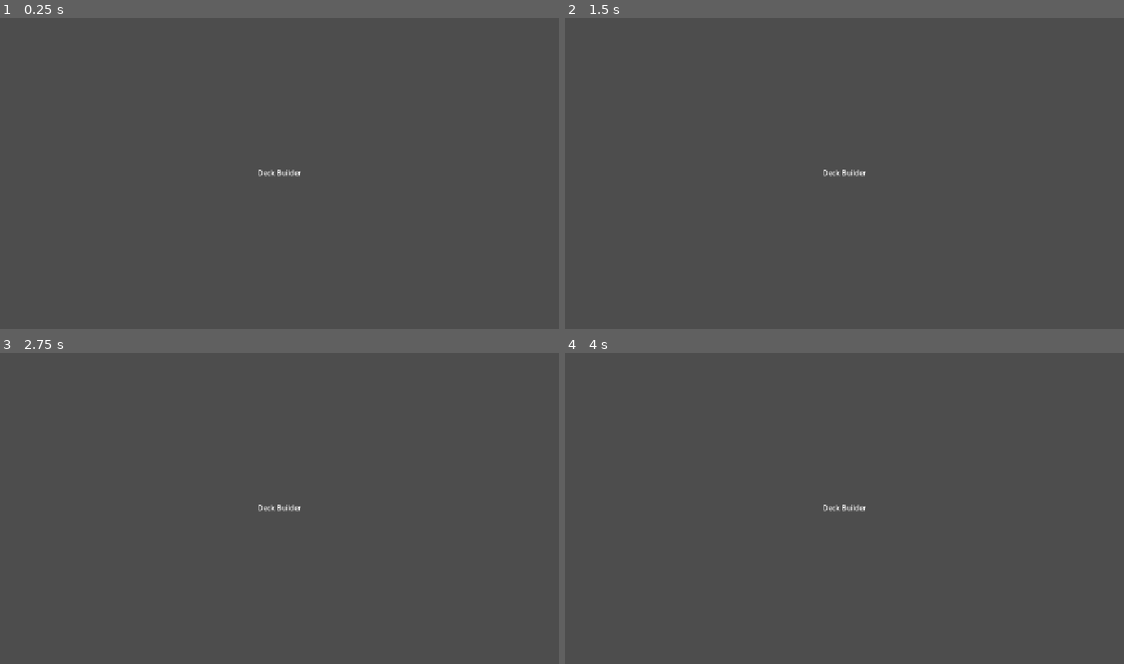
Above: before the commit, frames 1-4 (two rows, left to right).
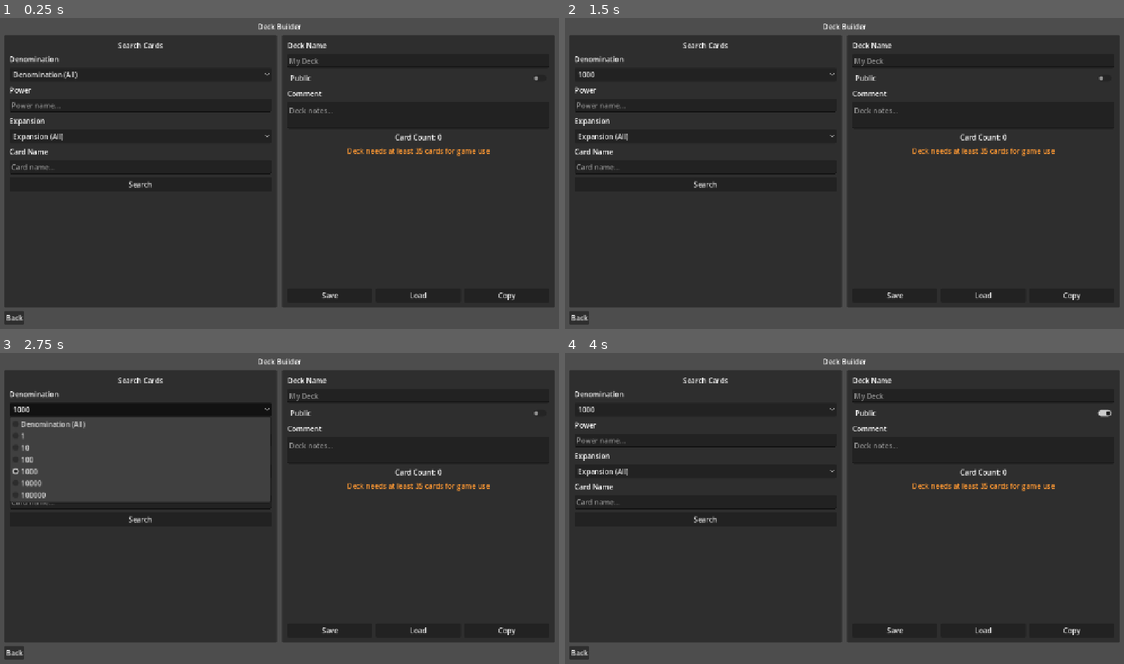
Above: after the commit, the same moments.

Repository: thelinkan/tribbles-kiro
Game: Godot game, scene res://scenes/DeckBuilder.tscn
Two runs of this game, one before a commit and one after it. Both use one fixed random seed, a clock stepped at 60 frames per second and the inputs below. This scene is started directly instead of the project's main scene.
Inputs (mouse positions are in pixels of both pictures, inside the frame that each line leads up to):
- Up to frame 1 (0.25 s): no input
- Up to frame 2 (1.5 s): click (704, 73) at 0.5 s, where only the run after the commit has a clickable "Denomination (All)"; click (704, 136) at 1.25 s, where only the run after the commit has a clickable "Expansion (All)"
- Up to frame 3 (2.75 s): click (139, 408) at 2 s, where only the run after the commit has a clickable "1000"
- Up to frame 4 (4 s): click (704, 520) at 2.75 s, where only the run after the commit has a clickable "Search"; click (984, 412) at 3.5 s, where only the run after the commit has a clickable "Public"

The runs differ from the first frame. In frame 1, 84% of the frame differs, in the area x 0-100%, y 1-99%; in frame 2, 85%; in frame 3, 73%; in frame 4, 85%.

Commit message:
Client deck builder

Diff:
--- a/client/scenes/DeckBuilder.tscn
+++ b/client/scenes/DeckBuilder.tscn
@@ -1,4 +1,6 @@
-[gd_scene format=3 uid="uid://deck_builder"]
+[gd_scene load_steps=2 format=3 uid="uid://deck_builder"]
+
+[ext_resource type="Script" path="res://scripts/DeckBuilder.gd" id="1_script"]
 
 [node name="DeckBuilder" type="Control"]
 layout_mode = 3
@@ -7,19 +9,190 @@
 anchor_bottom = 1.0
 grow_horizontal = 2
 grow_vertical = 2
+script = ExtResource("1_script")
 
-[node name="Label" type="Label" parent="."]
+[node name="MarginContainer" type="MarginContainer" parent="."]
 layout_mode = 1
-anchors_preset = 8
-anchor_left = 0.5
-anchor_top = 0.5
-anchor_right = 0.5
-anchor_bottom = 0.5
-offset_left = -60.0
-offset_top = -12.0
-offset_right = 60.0
-offset_bottom = 12.0
+anchors_preset = 15
+anchor_right = 1.0
+anchor_bottom = 1.0
 grow_horizontal = 2
 grow_vertical = 2
+theme_override_constants/margin_left = 16
+theme_override_constants/margin_top = 16
+theme_override_constants/margin_right = 16
+theme_override_constants/margin_bottom = 16
+
+[node name="VBoxContainer" type="VBoxContainer" parent="MarginContainer"]
+layout_mode = 2
+theme_override_constants/separation = 8
+
+[node name="TitleLabel" type="Label" parent="MarginContainer/VBoxContainer"]
+unique_name_in_owner = true
+layout_mode = 2
 text = "Deck Builder"
 horizontal_alignment = 1
+
+[node name="HSplitContainer" type="HSplitContainer" parent="MarginContainer/VBoxContainer"]
+layout_mode = 2
+size_flags_vertical = 3
+
+[node name="SearchPanel" type="PanelContainer" parent="MarginContainer/VBoxContainer/HSplitContainer"]
+layout_mode = 2
+size_flags_horizontal = 3
+size_flags_stretch_ratio = 0.5
+
+[node name="SearchMargin" type="MarginContainer" parent="MarginContainer/VBoxContainer/HSplitContainer/SearchPanel"]
+layout_mode = 2
+theme_override_constants/margin_left = 12
+theme_override_constants/margin_top = 12
+theme_override_constants/margin_right = 12
+theme_override_constants/margin_bottom = 12
+
+[node name="SearchVBox" type="VBoxContainer" parent="MarginContainer/VBoxContainer/HSplitContainer/SearchPanel/SearchMargin"]
+layout_mode = 2
+theme_override_constants/separation = 8
+
+[node name="SearchTitle" type="Label" parent="MarginContainer/VBoxContainer/HSplitContainer/SearchPanel/SearchMargin/SearchVBox"]
+layout_mode = 2
+text = "Search Cards"
+horizontal_alignment = 1
+
+[node name="DenominationLabel" type="Label" parent="MarginContainer/VBoxContainer/HSplitContainer/SearchPanel/SearchMargin/SearchVBox"]
+layout_mode = 2
+text = "Denomination"
+
+[node name="DenominationFilter" type="OptionButton" parent="MarginContainer/VBoxContainer/HSplitContainer/SearchPanel/SearchMargin/SearchVBox"]
+unique_name_in_owner = true
+layout_mode = 2
+
+[node name="PowerLabel" type="Label" parent="MarginContainer/VBoxContainer/HSplitContainer/SearchPanel/SearchMargin/SearchVBox"]
+layout_mode = 2
+text = "Power"
+
+[node name="PowerFilter" type="LineEdit" parent="MarginContainer/VBoxContainer/HSplitContainer/SearchPanel/SearchMargin/SearchVBox"]
+unique_name_in_owner = true
+layout_mode = 2
+placeholder_text = "Power name..."
+
+[node name="ExpansionLabel" type="Label" parent="MarginContainer/VBoxContainer/HSplitContainer/SearchPanel/SearchMargin/SearchVBox"]
+layout_mode = 2
+text = "Expansion"
+
+[node name="ExpansionFilter" type="OptionButton" parent="MarginContainer/VBoxContainer/HSplitContainer/SearchPanel/SearchMargin/SearchVBox"]
+unique_name_in_owner = true
+layout_mode = 2
+
+[node name="NameLabel" type="Label" parent="MarginContainer/VBoxContainer/HSplitContainer/SearchPanel/SearchMargin/SearchVBox"]
+layout_mode = 2
+text = "Card Name"
+
+[node name="NameFilter" type="LineEdit" parent="MarginContainer/VBoxContainer/HSplitContainer/SearchPanel/SearchMargin/SearchVBox"]
+unique_name_in_owner = true
+layout_mode = 2
+placeholder_text = "Card name..."
+
+[node name="SearchButton" type="Button" parent="MarginContainer/VBoxContainer/HSplitContainer/SearchPanel/SearchMargin/SearchVBox"]
+unique_name_in_owner = true
+layout_mode = 2
+text = "Search"
+
+[node name="SearchResultsScroll" type="ScrollContainer" parent="MarginContainer/VBoxContainer/HSplitContainer/SearchPanel/SearchMargin/SearchVBox"]
+layout_mode = 2
+size_flags_vertical = 3
+
+[node name="SearchResultsList" type="VBoxContainer" parent="MarginContainer/VBoxContainer/HSplitContainer/SearchPanel/SearchMargin/SearchVBox/SearchResultsScroll"]
+unique_name_in_owner = true
+layout_mode = 2
+size_flags_horizontal = 3
+
+[node name="DeckPanel" type="PanelContainer" parent="MarginContainer/VBoxContainer/HSplitContainer"]
+layout_mode = 2
+size_flags_horizontal = 3
+size_flags_stretch_ratio = 0.5
+
+[node name="DeckMargin" type="MarginContainer" parent="MarginContainer/VBoxContainer/HSplitContainer/DeckPanel"]
+layout_mode = 2
+theme_override_constants/margin_left = 12
+theme_override_constants/margin_top = 12
+theme_override_constants/margin_right = 12
+theme_override_constants/margin_bottom = 12
+
+[node name="DeckVBox" type="VBoxContainer" parent="MarginContainer/VBoxContainer/HSplitContainer/DeckPanel/DeckMargin"]
+layout_mode = 2
+theme_override_constants/separation = 8
+
+[node name="DeckNameLabel" type="Label" parent="MarginContainer/VBoxContainer/HSplitContainer/DeckPanel/DeckMargin/DeckVBox"]
+layout_mode = 2
+text = "Deck Name"
+
+[node name="DeckNameField" type="LineEdit" parent="MarginContainer/VBoxContainer/HSplitContainer/DeckPanel/DeckMargin/DeckVBox"]
+unique_name_in_owner = true
+layout_mode = 2
+placeholder_text = "My Deck"
+
+[node name="PublicToggle" type="CheckButton" parent="MarginContainer/VBoxContainer/HSplitContainer/DeckPanel/DeckMargin/DeckVBox"]
+unique_name_in_owner = true
+layout_mode = 2
+text = "Public"
+
+[node name="CommentLabel" type="Label" parent="MarginContainer/VBoxContainer/HSplitContainer/DeckPanel/DeckMargin/DeckVBox"]
+layout_mode = 2
+text = "Comment"
+
+[node name="CommentField" type="TextEdit" parent="MarginContainer/VBoxContainer/HSplitContainer/DeckPanel/DeckMargin/DeckVBox"]
+unique_name_in_owner = true
+layout_mode = 2
+custom_minimum_size = Vector2(0, 60)
+placeholder_text = "Deck notes..."
+
+[node name="CardCountLabel" type="Label" parent="MarginContainer/VBoxContainer/HSplitContainer/DeckPanel/DeckMargin/DeckVBox"]
+unique_name_in_owner = true
+layout_mode = 2
+text = "Card Count: 0"
+horizontal_alignment = 1
+
+[node name="MinimumWarning" type="Label" parent="MarginContainer/VBoxContainer/HSplitContainer/DeckPanel/DeckMargin/DeckVBox"]
+unique_name_in_owner = true
+layout_mode = 2
+modulate = Color(1, 0.6, 0.2, 1)
+text = "Deck needs at least 35 cards for game use"
+horizontal_alignment = 1
+autowrap_mode = 2
+
+[node name="DeckCardsScroll" type="ScrollContainer" parent="MarginContainer/VBoxContainer/HSplitContainer/DeckPanel/DeckMargin/DeckVBox"]
+layout_mode = 2
+size_flags_vertical = 3
+
+[node name="DeckCardsList" type="VBoxContainer" parent="MarginContainer/VBoxContainer/HSplitContainer/DeckPanel/DeckMargin/DeckVBox/DeckCardsScroll"]
+unique_name_in_owner = true
+layout_mode = 2
+size_flags_horizontal = 3
+
+[node name="ButtonsHBox" type="HBoxContainer" parent="MarginContainer/VBoxContainer/HSplitContainer/DeckPanel/DeckMargin/DeckVBox"]
+layout_mode = 2
+theme_override_constants/separation = 8
+
+[node name="SaveButton" type="Button" parent="MarginContainer/VBoxContainer/HSplitContainer/DeckPanel/DeckMargin/DeckVBox/ButtonsHBox"]
+unique_name_in_owner = true
+layout_mode = 2
+size_flags_horizontal = 3
+text = "Save"
+
+[node name="LoadButton" type="Button" parent="MarginContainer/VBoxContainer/HSplitContainer/DeckPanel/DeckMargin/DeckVBox/ButtonsHBox"]
+unique_name_in_owner = true
+layout_mode = 2
+size_flags_horizontal = 3
+text = "Load"
+
+[node name="CopyButton" type="Button" parent="MarginContainer/VBoxContainer/HSplitContainer/DeckPanel/DeckMargin/DeckVBox/ButtonsHBox"]
+unique_name_in_owner = true
+layout_mode = 2
+size_flags_horizontal = 3
+text = "Copy"
+
+[node name="BackButton" type="Button" parent="MarginContainer/VBoxContainer"]
+unique_name_in_owner = true
+layout_mode = 2
+size_flags_horizontal = 0
+text = "Back"
--- /dev/null
+++ b/client/scripts/DeckBuilder.gd
@@ -0,0 +1,313 @@
+## DeckBuilder — card search, deck editing, save/load/copy functionality.
+## Left panel provides card search with filters (denomination, power, expansion,
+## name substring). Right panel shows the current deck with card quantities,
+## total count, minimum warning, and save/load/copy buttons.
+extends Control
+
+# ─── Constants ──────────────────────────────────────────────────────────────────
+## Minimum number of cards required for a deck to be legal for game use.
+const MINIMUM_DECK_SIZE: int = 35
+## Denomination values used in the game.
+const DENOMINATIONS: Array[int] = [1, 10, 100, 1000, 10000, 100000]
+
+# ─── Node References ────────────────────────────────────────────────────────────
+@onready var title_label: Label = %TitleLabel
+@onready var denomination_filter: OptionButton = %DenominationFilter
+@onready var power_filter: LineEdit = %PowerFilter
+@onready var expansion_filter: OptionButton = %ExpansionFilter
+@onready var name_filter: LineEdit = %NameFilter
+@onready var search_button: Button = %SearchButton
+@onready var search_results_list: VBoxContainer = %SearchResultsList
+@onready var deck_name_field: LineEdit = %DeckNameField
+@onready var public_toggle: CheckButton = %PublicToggle
+@onready var comment_field: TextEdit = %CommentField
+@onready var card_count_label: Label = %CardCountLabel
+@onready var minimum_warning: Label = %MinimumWarning
+@onready var deck_cards_list: VBoxContainer = %DeckCardsList
+@onready var save_button: Button = %SaveButton
+@onready var load_button: Button = %LoadButton
+@onready var copy_button: Button = %CopyButton
+@onready var back_button: Button = %BackButton
+
+# ─── State ──────────────────────────────────────────────────────────────────────
+## The current deck's card entries: card_id → {card_id, card_name, denomination, quantity}
+var _deck_cards: Dictionary = {}
+## The currently loaded deck ID (empty string if new/unsaved deck).
+var _current_deck_id: String = ""
+## Cached search results from the server.
+var _search_results: Array = []
+
+
+# ─── Lifecycle ──────────────────────────────────────────────────────────────────
+
+func _ready() -> void:
+	title_label.text = tr("UI_DECK_BUILDER")
+
+	# Set up denomination filter options.
+	denomination_filter.add_item(tr("UI_CARD_FILTER_DENOMINATION") + " (All)", 0)
+	for denom in DENOMINATIONS:
+		denomination_filter.add_item(str(denom), denom)
+
+	# Set up expansion filter with a default "All" option.
+	expansion_filter.add_item(tr("UI_CARD_FILTER_EXPANSION") + " (All)", 0)
+
+	# Connect UI signals.
+	search_button.pressed.connect(_on_search_pressed)
+	save_button.pressed.connect(_on_save_pressed)
+	load_button.pressed.connect(_on_load_pressed)
+	copy_button.pressed.connect(_on_copy_pressed)
+	back_button.pressed.connect(_on_back_pressed)
+
+	# Connect network signals.
+	NetworkClient.card_response.connect(_on_card_response)
+	NetworkClient.deck_response.connect(_on_deck_response)
+
+	# Initial UI state.
+	_update_card_count_display()
+
+
+# ─── Card Count & Warning ───────────────────────────────────────────────────────
+
+## Calculate the total number of cards in the deck (sum of all quantities).
+func _get_total_card_count() -> int:
+	var total: int = 0
+	for entry in _deck_cards.values():
+		total += entry["quantity"]
+	return total
+
+
+## Update the card count label and minimum warning visibility.
+func _update_card_count_display() -> void:
+	var total := _get_total_card_count()
+	card_count_label.text = tr("UI_DECK_CARD_COUNT") + ": " + str(total)
+
+	# Show warning when deck has fewer than 35 cards.
+	minimum_warning.visible = total < MINIMUM_DECK_SIZE
+
+
+# ─── Deck Card Management ──────────────────────────────────────────────────────
+
+## Add a card to the deck or increment its quantity if already present.
+func _add_card_to_deck(card_id: int, card_name: String, denomination: int) -> void:
+	if _deck_cards.has(card_id):
+		_deck_cards[card_id]["quantity"] += 1
+	else:
+		_deck_cards[card_id] = {
+			"card_id": card_id,
+			"card_name": card_name,
+			"denomination": denomination,
+			"quantity": 1,
+		}
+	_rebuild_deck_list_ui()
+	_update_card_count_display()
+
+
+## Remove one copy of a card from the deck. Remove entry if quantity reaches zero.
+func _remove_card_from_deck(card_id: int) -> void:
+	if not _deck_cards.has(card_id):
+		return
+	_deck_cards[card_id]["quantity"] -= 1
+	if _deck_cards[card_id]["quantity"] <= 0:
+		_deck_cards.erase(card_id)
+	_rebuild_deck_list_ui()
+	_update_card_count_display()
+
+
+## Rebuild the deck cards list UI from current state.
+func _rebuild_deck_list_ui() -> void:
+	# Clear existing entries.
+	for child in deck_cards_list.get_children():
+		child.queue_free()
+
+	# Create an entry for each card in the deck.
+	for entry in _deck_cards.values():
+		var row := HBoxContainer.new()
+
+		var label := Label.new()
+		label.text = "%s (x%d)" % [entry["card_name"], entry["quantity"]]
+		label.size_flags_horizontal = Control.SIZE_EXPAND_FILL
+		row.add_child(label)
+
+		var add_btn := Button.new()
+		add_btn.text = "+"
+		add_btn.custom_minimum_size = Vector2(30, 0)
+		var card_id: int = entry["card_id"]
+		var card_name: String = entry["card_name"]
+		var denomination: int = entry["denomination"]
+		add_btn.pressed.connect(_add_card_to_deck.bind(card_id, card_name, denomination))
+		row.add_child(add_btn)
+
+		var remove_btn := Button.new()
+		remove_btn.text = "-"
+		remove_btn.custom_minimum_size = Vector2(30, 0)
+		remove_btn.pressed.connect(_remove_card_from_deck.bind(card_id))
+		row.add_child(remove_btn)
+
+		deck_cards_list.add_child(row)
+
+
+# ─── Search ─────────────────────────────────────────────────────────────────────
+
+## Send a card search request to the server with current filter values.
+func _on_search_pressed() -> void:
+	var filters: Dictionary = {}
+
+	# Denomination filter.
+	var denom_index := denomination_filter.selected
+	if denom_index > 0:
+		filters["denomination"] = DENOMINATIONS[denom_index - 1]
+
+	# Power filter.
+	var power_text := power_filter.text.strip_edges()
+	if power_text != "":
+		filters["power"] = power_text
+
+	# Expansion filter.
+	var expansion_index := expansion_filter.selected
+	if expansion_index > 0:
+		filters["expansion_id"] = expansion_filter.get_item_id(expansion_index)
+
+	# Name substring filter.
+	var name_text := name_filter.text.strip_edges()
+	if name_text != "":
+		filters["name"] = name_text
+
+	NetworkClient.send_message("search_cards", filters)
+
+
+## Rebuild the search results list UI.
+func _rebuild_search_results_ui() -> void:
+	# Clear existing results.
+	for child in search_results_list.get_children():
+		child.queue_free()
+
+	for card in _search_results:
+		var row := HBoxContainer.new()
+
+		var label := Label.new()
+		label.text = "%s (%d)" % [card.get("card_name", ""), card.get("denomination", 0)]
+		label.size_flags_horizontal = Control.SIZE_EXPAND_FILL
+		row.add_child(label)
+
+		var add_btn := Button.new()
+		add_btn.text = "+"
+		add_btn.custom_minimum_size = Vector2(30, 0)
+		var card_id: int = card.get("card_id", 0)
+		var card_name: String = card.get("card_name", "")
+		var denomination: int = card.get("denomination", 0)
+		add_btn.pressed.connect(_add_card_to_deck.bind(card_id, card_name, denomination))
+		row.add_child(add_btn)
+
+		search_results_list.add_child(row)
+
+
+# ─── Save / Load / Copy ────────────────────────────────────────────────────────
+
+## Save the current deck to the server.
+func _on_save_pressed() -> void:
+	var deck_data: Dictionary = {
+		"deck_name": deck_name_field.text.strip_edges(),
+		"is_public": public_toggle.button_pressed,
+		"comment": comment_field.text,
+		"cards": _build_cards_payload(),
+	}
+	if _current_deck_id != "":
+		deck_data["deck_id"] = _current_deck_id
+	NetworkClient.send_message("save_deck", deck_data)
+
+
+## Request the list of decks from the server for loading.
+func _on_load_pressed() -> void:
+	NetworkClient.send_message("list_decks", {})
+
+
+## Copy the current deck on the server.
+func _on_copy_pressed() -> void:
+	if _current_deck_id == "":
+		return
+	NetworkClient.send_message("copy_deck", {"deck_id": _current_deck_id})
+
+
+## Navigate back to the main menu.
+func _on_back_pressed() -> void:
+	get_tree().change_scene_to_file("res://scenes/MainMenu.tscn")
+
+
+## Build the cards payload array for save requests.
+func _build_cards_payload() -> Array:
+	var cards: Array = []
+	for entry in _deck_cards.values():
+		cards.append({
+			"card_id": entry["card_id"],
+			"quantity": entry["quantity"],
+		})
+	return cards
+
+
+# ─── Network Response Handlers ──────────────────────────────────────────────────
+
+## Handle card search responses from the server.
+func _on_card_response(payload: Dictionary) -> void:
+	var action: String = payload.get("action", "")
+	match action:
+		"search_results":
+			_search_results = payload.get("cards", [])
+			_rebuild_search_results_ui()
+
+
+## Handle deck-related responses from the server.
+func _on_deck_response(payload: Dictionary) -> void:
+	var action: String = payload.get("action", "")
+	match action:
+		"deck_saved":
+			_current_deck_id = str(payload.get("deck_id", ""))
+		"deck_loaded":
+			_load_deck_from_payload(payload)
+		"deck_list":
+			_show_deck_list(payload.get("decks", []))
+		"deck_copied":
+			_current_deck_id = str(payload.get("deck_id", ""))
+
+
+## Load a deck from server payload into the editor.
+func _load_deck_from_payload(payload: Dictionary) -> void:
+	_current_deck_id = str(payload.get("deck_id", ""))
+	deck_name_field.text = payload.get("deck_name", "")
+	public_toggle.button_pressed = payload.get("is_public", false)
+	comment_field.text = payload.get("comment", "")
+
+	# Rebuild deck cards from payload.
+	_deck_cards.clear()
+	var cards: Array = payload.get("cards", [])
+	for card in cards:
+		var card_id: int = card.get("card_id", 0)
+		_deck_cards[card_id] = {
+			"card_id": card_id,
+			"card_name": card.get("card_name", ""),
+			"denomination": card.get("denomination", 0),
+			"quantity": card.get("quantity", 1),
+		}
+
+	_rebuild_deck_list_ui()
+	_update_card_count_display()
+
+
+## Display a list of available decks for loading.
+## Each deck entry is shown as a button that loads the selected deck.
+func _show_deck_list(decks: Array) -> void:
+	# Reuse the search results area to show deck list temporarily.
+	for child in search_results_list.get_children():
+		child.queue_free()
+
+	for deck in decks:
+		var btn := Button.new()
+		btn.text = deck.get("deck_name", "Unnamed")
+		btn.size_flags_horizontal = Control.SIZE_EXPAND_FILL
+		var deck_id: String = str(deck.get("deck_id", ""))
+		btn.pressed.connect(_on_deck_selected.bind(deck_id))
+		search_results_list.add_child(btn)
+
+
+## Request loading a specific deck from the server.
+func _on_deck_selected(deck_id: String) -> void:
+	NetworkClient.send_message("load_deck", {"deck_id": deck_id})
Not shown, added: client/scripts/DeckBuilder.gd.uid
Not shown, added: client/scripts/LoginScreen.gd.uid
Not shown, changed: .kiro/specs/tribbles-multiplayer-game/tasks.md
